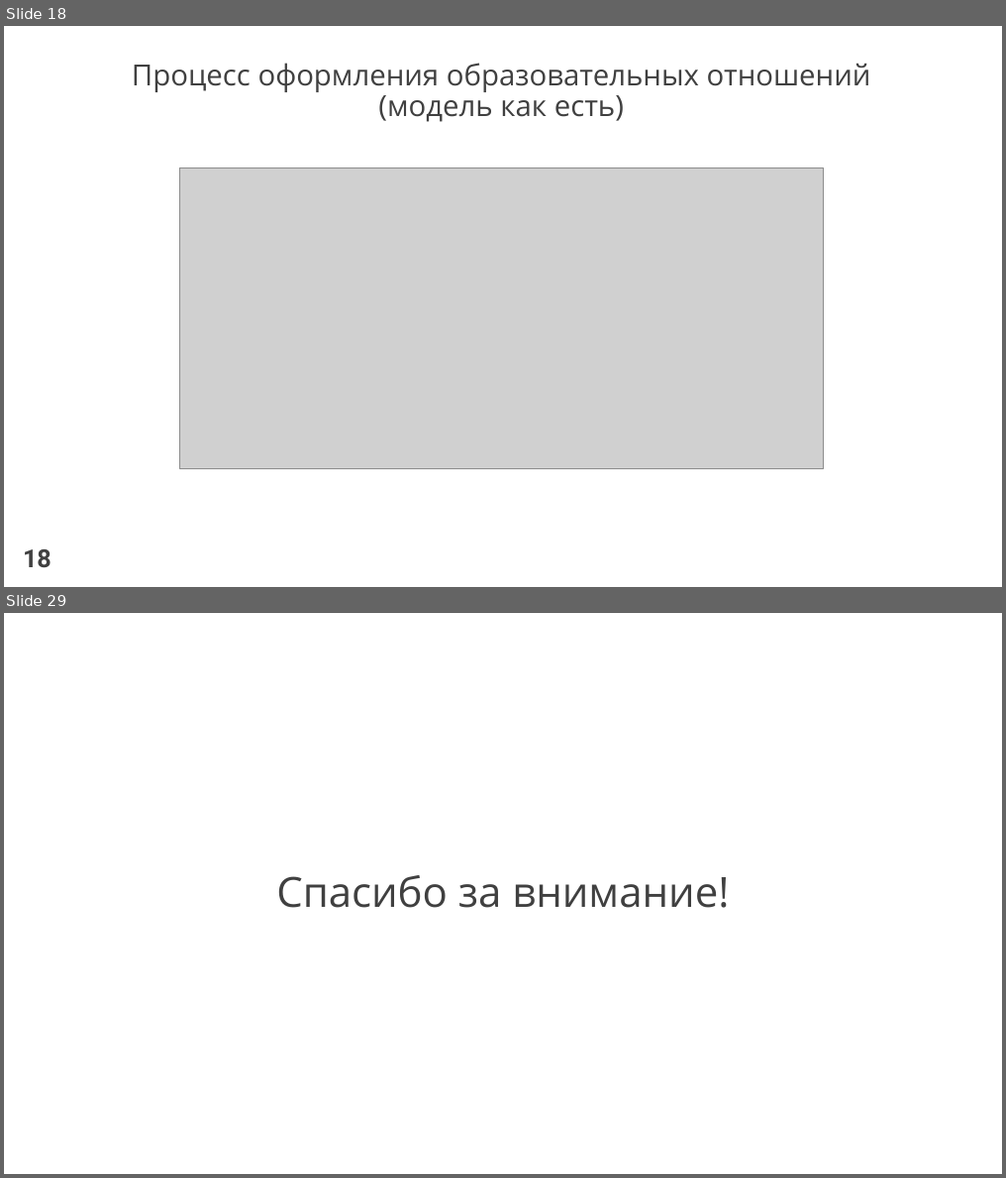
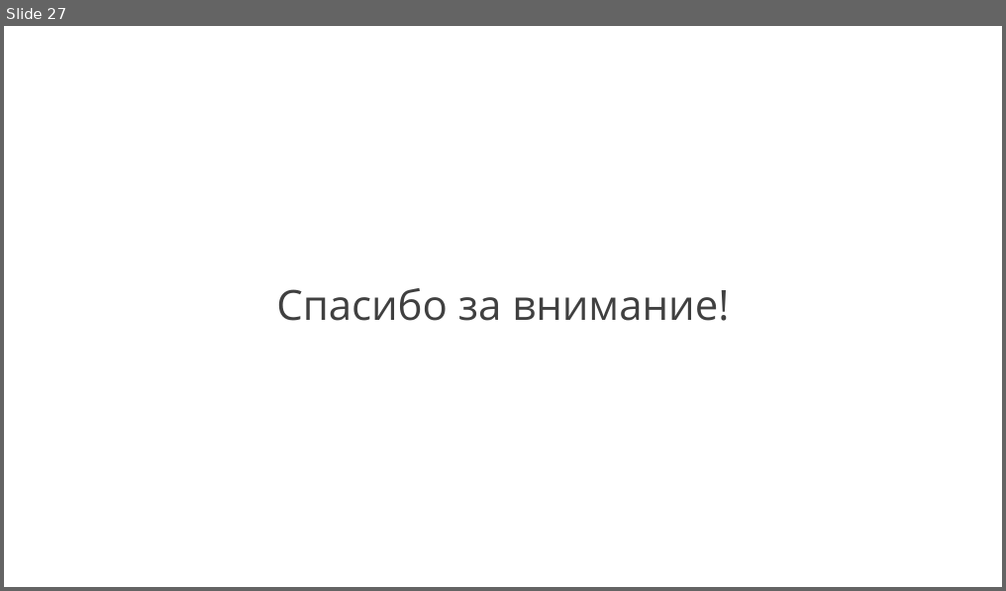
Before and after one commit to venera13/diploma, a slide deck: защита/защита, выступление/ЛобановаВА.pptx. Shown one above the other, each under a label of ours: slides 18 and 29 before the commit, slide 27 after it; the slides between them are not shown. The pictures are 1006x1178 and 1006x591 pixels, drawn with LibreOffice and Linux fonts; fonts in the diff are those of the drawing; grey boxes stand for pictures. Boxes give left, top, right and bottom in pixels: in the first picture for what was removed or moved away, otherwise in the second. Text is boxed around its words. In the diff, an @@ line names an element or a change of style, - is before the commit and + after.

```diff
--- a/защита/защита, выступление/ЛобановаВА.pptx
+++ b/защита/защита, выступление/ЛобановаВА.pptx
@@ slide 18 removed at [4,26,1002,587], background #FFFFFF @@
@@ title removed at [132,63,871,122] @@
-Процесс оформления образовательных отношений (модель как есть)
@@ picture removed at [179,169,824,470] @@
@@ text removed at [23,550,52,569] @@
-18
@@ what was slide 29 is now slide 27 @@
```
Also in this commit, not shown: 22 slides changed, 1 other slide removed, 1 other file.
